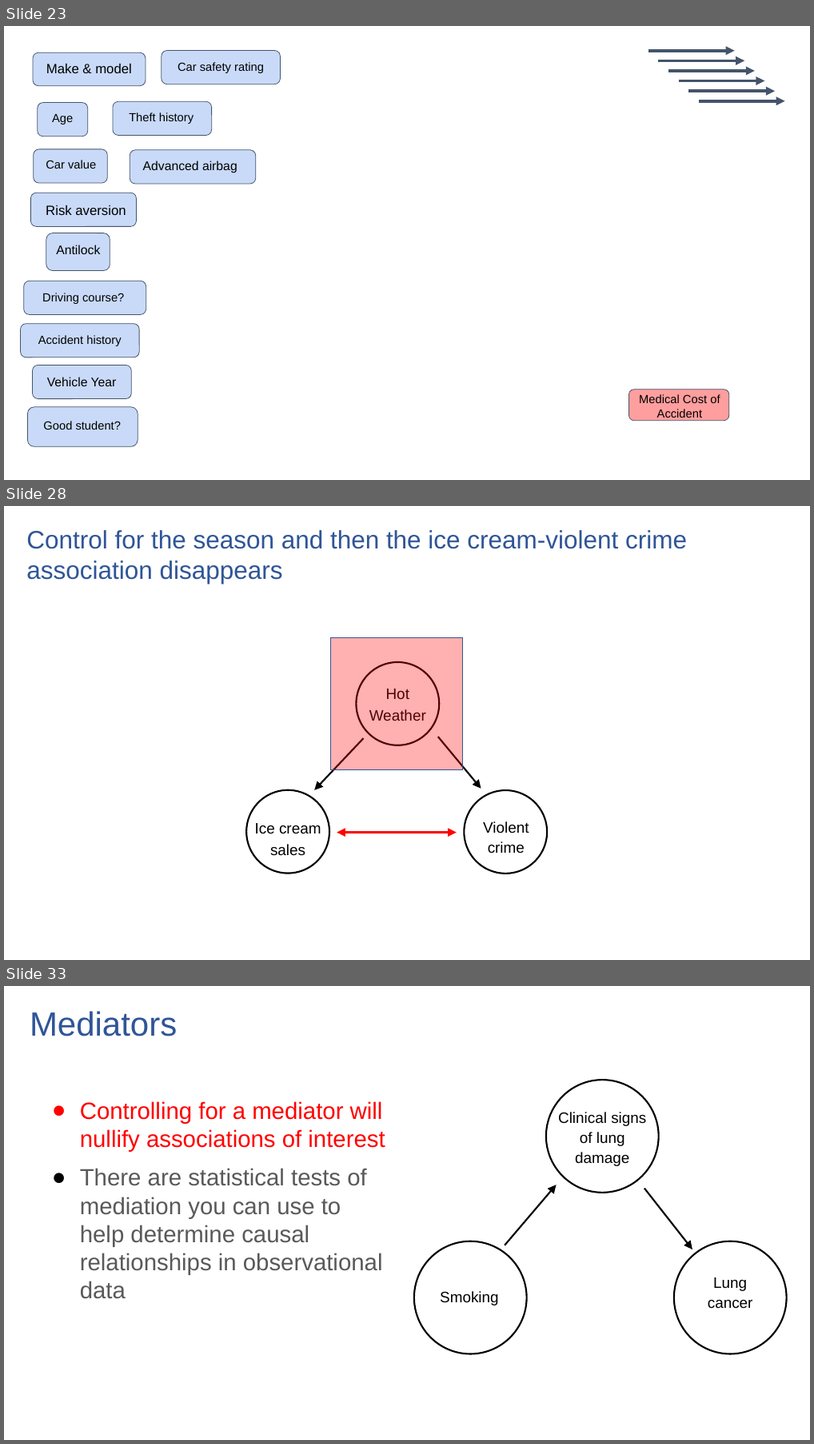
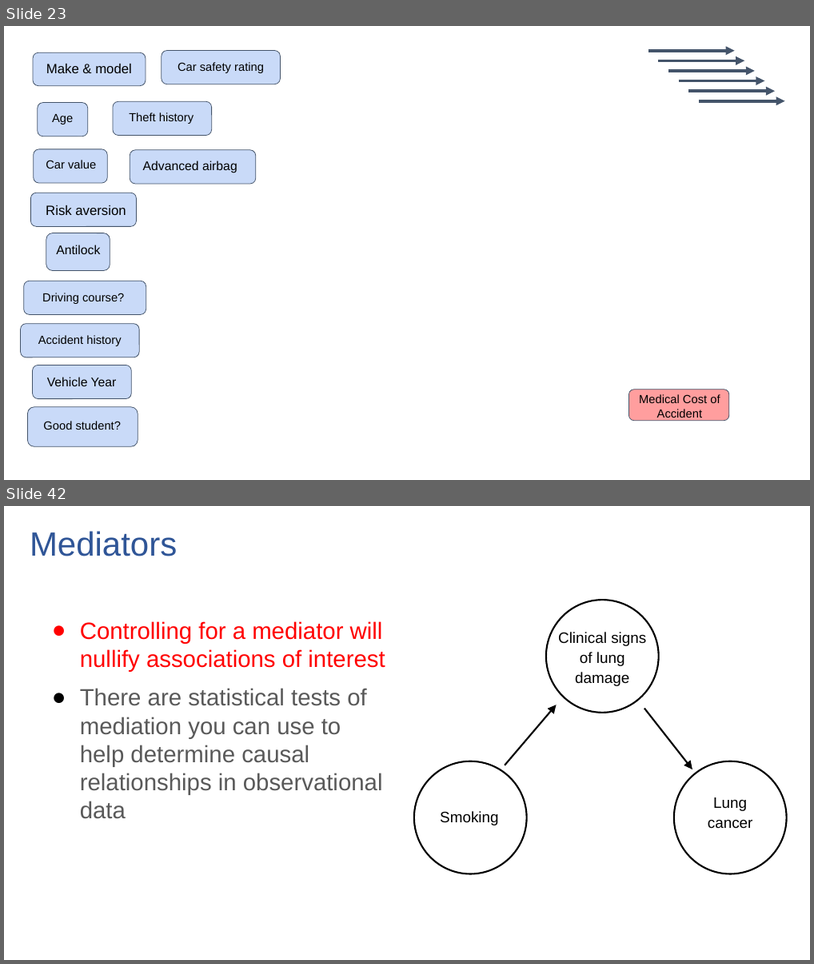
Before and after one commit to ronikobrosly/scipy_2022_causal_inference_tutorial, a slide deck: slides/tutorial_slides.pptx. Shown one above the other, each under a label of ours: slides 23, 28 and 33 before the commit, slides 23 and 42 after it; the slides between them are not shown. The pictures are 814x1444 and 814x964 pixels, drawn with LibreOffice and Linux fonts; fonts in the diff are those of the drawing. Boxes give left, top, right and bottom in pixels: in the first picture for what was removed or moved away, otherwise in the second. Text is boxed around its words. In the diff, an @@ line names an element or a change of style, - is before the commit and + after.

```diff
--- a/slides/tutorial_slides.pptx
+++ b/slides/tutorial_slides.pptx
@@ slide 28 removed at (4, 506, 810, 960), background #FFFFFF @@
@@ title removed at (26, 530, 687, 584) @@
-Control for the season and then the ice cream-violent crime association disappears
@@ rectangle removed at (331, 637, 463, 769) @@
@@ ellipse removed at (357, 662, 439, 745) @@
@@ text removed at (370, 688, 426, 720) @@
-Hot Weather
@@ arrow removed from (364, 738) to (315, 790) @@
@@ arrow removed from (438, 736) to (482, 788) @@
@@ ellipse removed at (246, 790, 330, 872) @@
@@ ellipse removed at (464, 790, 547, 873) @@
@@ text removed at (255, 823, 321, 856) @@
-Ice cream sales
@@ double arrow removed from (338, 832) to (457, 832) @@
@@ text removed at (483, 821, 529, 853) @@
-Violent
-crime
@@ what was slide 33 is now slide 42 @@
```
Also in this commit, not shown: 9 slides changed, 16 slides added, 2 other slides removed, 1 other file.
